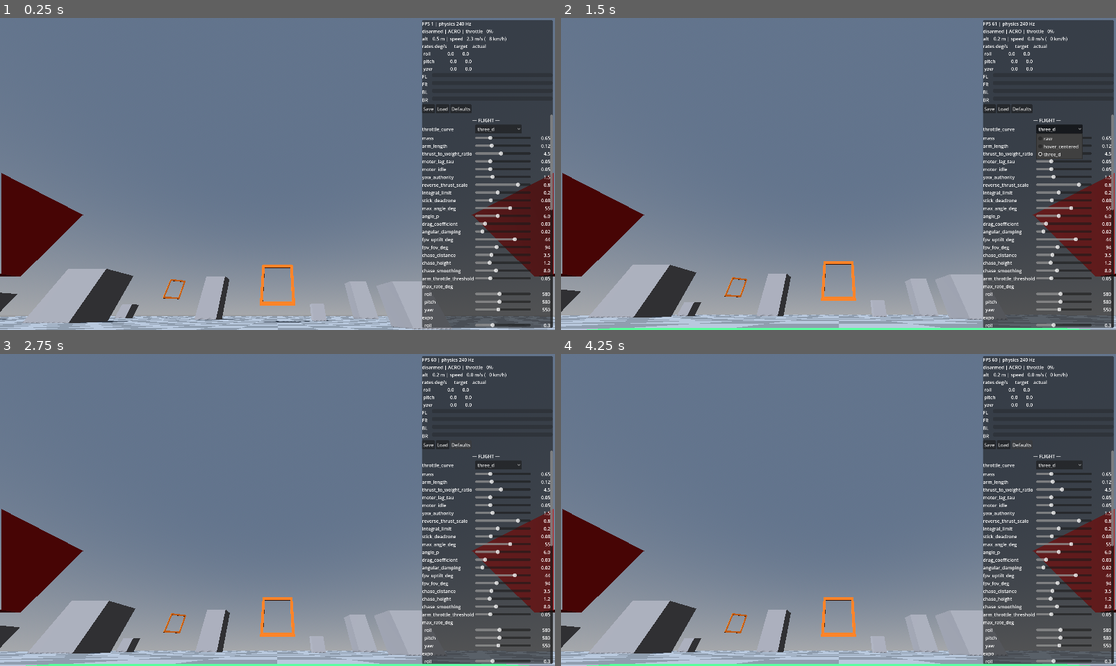
Above: before the commit, frames 1-4 (two rows, left to right).
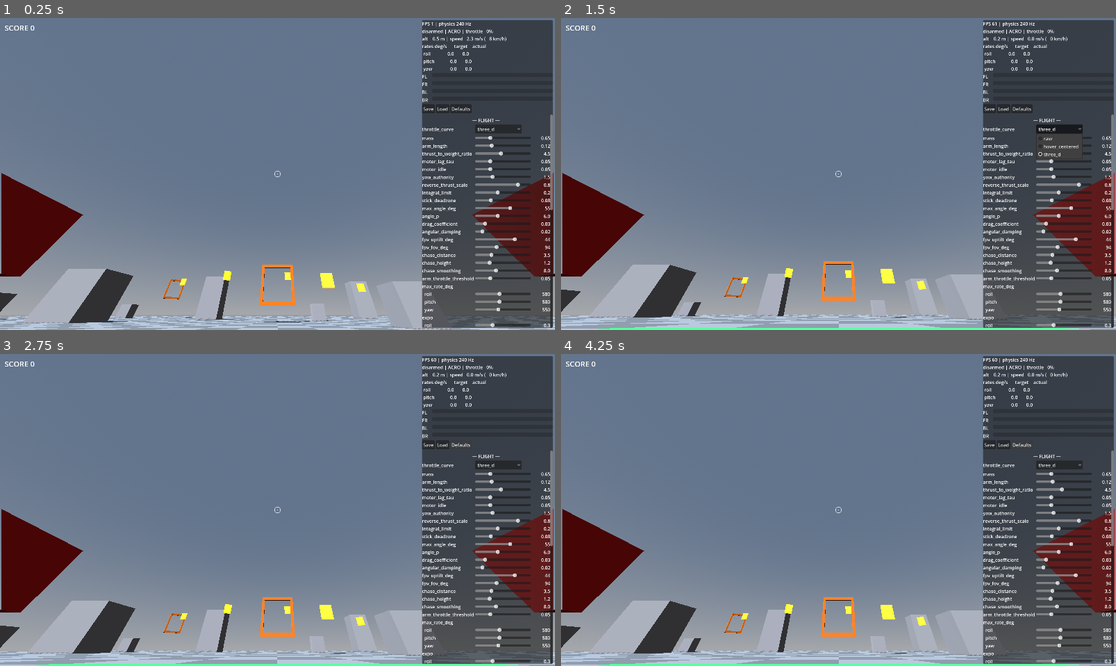
Above: after the commit, the same moments.

Repository: EhudVardi/QuadShot
Game: Godot game, scene res://scenes/main.tscn
The game is run twice, just before and just after one commit, with the same random seed, the same clock (stepped at 60 frames per second) and the same inputs.
Inputs:
- Up to frame 1 (0.25 s): no input
- Up to frame 2 (1.5 s): click "Defaults" at 0.5 s; click "three_d" at 1.25 s
- Up to frame 3 (2.75 s): click "Defaults" at 2 s
- Up to frame 4 (4.25 s): click "three_d" at 2.75 s; click "Defaults" at 3.5 s

The runs differ from the first frame. In frame 1, 0.3% of the frame differs, in the area x 0-66%, y 2-97%; in frame 2, 0.3%; in frame 3, 0.3%; in frame 4, 0.3%.

Commit message:
M1: destructible targets, reticle, score HUD
Ten emissive practice targets around the greybox loop; one hit pops
them (explosion, points via a destroyed signal that main tallies),
then they respawn after a config delay so the loop stays populated.
HUD adds the screen-center reticle and score label; every HUD control
ignores the mouse so the tuning overlay stays clickable. Main loads
the user combat config on startup, same as the flight config.

Diff:
--- /dev/null
+++ b/scenes/combat/target.tscn
@@ -0,0 +1,27 @@
+[gd_scene load_steps=6 format=3]
+
+[ext_resource type="Script" path="res://scripts/combat/target.gd" id="1_tgt"]
+[ext_resource type="Resource" path="res://resources/default_combat_config.tres" id="2_ccfg"]
+
+[sub_resource type="StandardMaterial3D" id="mat_target"]
+albedo_color = Color(1, 0.55, 0.1, 1)
+emission_enabled = true
+emission = Color(1, 0.5, 0.1, 1)
+emission_energy_multiplier = 1.5
+
+[sub_resource type="BoxMesh" id="mesh_target"]
+material = SubResource("mat_target")
+size = Vector3(1.2, 1.2, 0.15)
+
+[sub_resource type="BoxShape3D" id="shape_target"]
+size = Vector3(1.2, 1.2, 0.15)
+
+[node name="Target" type="StaticBody3D" groups=["targets"]]
+script = ExtResource("1_tgt")
+combat_config = ExtResource("2_ccfg")
+
+[node name="Mesh" type="MeshInstance3D" parent="."]
+mesh = SubResource("mesh_target")
+
+[node name="Collision" type="CollisionShape3D" parent="."]
+shape = SubResource("shape_target")
--- a/scenes/main.tscn
+++ b/scenes/main.tscn
@@ -7,9 +7,12 @@
 [ext_resource type="PackedScene" path="res://scenes/ui/debug_overlay.tscn" id="6_overlay"]
 [ext_resource type="Resource" path="res://resources/default_combat_config.tres" id="7_ccfg"]
 [ext_resource type="Script" path="res://scripts/combat/projectile_pool.gd" id="8_pool"]
+[ext_resource type="PackedScene" path="res://scenes/ui/hud.tscn" id="9_hud"]
+[ext_resource type="PackedScene" path="res://scenes/combat/target.tscn" id="10_target"]
 
 [node name="Main" type="Node3D"]
 script = ExtResource("4_main")
+combat_config = ExtResource("7_ccfg")
 
 [node name="Greybox" parent="." instance=ExtResource("1_greybox")]
 
@@ -27,3 +30,37 @@
 [node name="DebugOverlay" parent="." instance=ExtResource("6_overlay") node_paths=PackedStringArray("drone")]
 drone = NodePath("../Drone")
 combat_config = ExtResource("7_ccfg")
+
+[node name="Hud" parent="." instance=ExtResource("9_hud")]
+
+[node name="Targets" type="Node3D" parent="."]
+
+[node name="Target01" parent="Targets" instance=ExtResource("10_target")]
+transform = Transform3D(1, 0, 0, 0, 1, 0, 0, 0, 1, 5, 3, -18)
+
+[node name="Target02" parent="Targets" instance=ExtResource("10_target")]
+transform = Transform3D(0.707107, 0, 0.707107, 0, 1, 0, -0.707107, 0, 0.707107, -8, 5, -28)
+
+[node name="Target03" parent="Targets" instance=ExtResource("10_target")]
+transform = Transform3D(0.866025, 0, -0.5, 0, 1, 0, 0.5, 0, 0.866025, 15, 4, -33)
+
+[node name="Target04" parent="Targets" instance=ExtResource("10_target")]
+transform = Transform3D(1, 0, 0, 0, 1, 0, 0, 0, 1, -22, 6, -42)
+
+[node name="Target05" parent="Targets" instance=ExtResource("10_target")]
+transform = Transform3D(0.707107, 0, -0.707107, 0, 1, 0, 0.707107, 0, 0.707107, -35, 3, -35)
+
+[node name="Target06" parent="Targets" instance=ExtResource("10_target")]
+transform = Transform3D(0.866025, 0, 0.5, 0, 1, 0, -0.5, 0, 0.866025, -48, 4, -20)
+
+[node name="Target07" parent="Targets" instance=ExtResource("10_target")]
+transform = Transform3D(1, 0, 0, 0, 1, 0, 0, 0, 1, -42, 2, -8)
+
+[node name="Target08" parent="Targets" instance=ExtResource("10_target")]
+transform = Transform3D(0.707107, 0, 0.707107, 0, 1, 0, -0.707107, 0, 0.707107, -28, 5, 12)
+
+[node name="Target09" parent="Targets" instance=ExtResource("10_target")]
+transform = Transform3D(0.866025, 0, -0.5, 0, 1, 0, 0.5, 0, 0.866025, -12, 2.5, 2)
+
+[node name="Target10" parent="Targets" instance=ExtResource("10_target")]
+transform = Transform3D(1, 0, 0, 0, 1, 0, 0, 0, 1, 2, 6, -35)
--- /dev/null
+++ b/scenes/ui/hud.tscn
@@ -0,0 +1,19 @@
+[gd_scene load_steps=3 format=3]
+
+[ext_resource type="Script" path="res://scripts/ui/hud.gd" id="1_hud"]
+[ext_resource type="Script" path="res://scripts/ui/crosshair.gd" id="2_cross"]
+
+[node name="Hud" type="CanvasLayer"]
+script = ExtResource("1_hud")
+
+[node name="Crosshair" type="Control" parent="."]
+anchor_right = 1.0
+anchor_bottom = 1.0
+mouse_filter = 2
+script = ExtResource("2_cross")
+
+[node name="ScoreLabel" type="Label" parent="."]
+offset_left = 16.0
+offset_top = 16.0
+theme_override_font_sizes/font_size = 26
+text = "SCORE 0"
--- /dev/null
+++ b/scripts/combat/target.gd
@@ -0,0 +1,35 @@
+class_name PracticeTarget
+extends StaticBody3D
+
+## Destructible practice target (roadmap M1): one hit pops it — explosion,
+## points, respawn after a delay so the practice loop stays populated.
+
+signal destroyed(points: float)
+
+@export var combat_config: CombatConfig
+
+## Read by projectiles: neutral targets take hits from everyone.
+var team: StringName = &"neutral"
+
+var _alive: bool = true
+
+@onready var _mesh: MeshInstance3D = $Mesh
+@onready var _collision: CollisionShape3D = $Collision
+
+
+func take_hit(_damage: float) -> void:
+	if not _alive:
+		return
+	_alive = false
+	Effects.explosion(get_tree().root, global_position)
+	destroyed.emit(combat_config.target_points)
+	_mesh.visible = false
+	# Called from projectile physics code — collision changes must defer.
+	_collision.set_deferred(&"disabled", true)
+	get_tree().create_timer(combat_config.target_respawn_delay).timeout.connect(_respawn)
+
+
+func _respawn() -> void:
+	_alive = true
+	_mesh.visible = true
+	_collision.set_deferred(&"disabled", false)
--- a/scripts/main.gd
+++ b/scripts/main.gd
@@ -1,10 +1,23 @@
 extends Node3D
 
-## Scene-level camera switching (camera_toggle / X): FPV ↔ third-person
-## chase, for debugging physics visually (handoff §10).
+## Scene orchestration: camera switching (camera_toggle / X: FPV ↔ chase),
+## combat config startup load, and score keeping. Combat entities report in
+## through their "destroyed" signals.
+
+@export var combat_config: CombatConfig
 
 @onready var _fpv_camera: Camera3D = $Drone/FpvCamera
 @onready var _chase_camera: Camera3D = $ChaseCamera
+@onready var _hud: GameHud = $Hud
+
+var score: int = 0
+
+
+func _ready() -> void:
+	if combat_config.load_from_user():
+		print("[config] loaded %s" % combat_config.save_path())
+	for target: Node in get_tree().get_nodes_in_group(&"targets"):
+		target.connect(&"destroyed", _on_scorer_destroyed)
 
 
 func _process(_delta: float) -> void:
@@ -13,3 +26,8 @@
 			_chase_camera.make_current()
 		else:
 			_fpv_camera.make_current()
+
+
+func _on_scorer_destroyed(points: float) -> void:
+	score += int(points)
+	_hud.set_score(score)
--- /dev/null
+++ b/scripts/ui/crosshair.gd
@@ -0,0 +1,14 @@
+extends Control
+
+## Screen-center reticle. Truthful because the weapon fires along the FPV
+## camera axis (see weapon.gd).
+
+
+func _ready() -> void:
+	resized.connect(queue_redraw)
+
+
+func _draw() -> void:
+	var center: Vector2 = size * 0.5
+	draw_arc(center, 10.0, 0.0, TAU, 24, Color(1, 1, 1, 0.8), 1.5, true)
+	draw_circle(center, 1.5, Color(1, 1, 1, 0.9))
--- /dev/null
+++ b/scripts/ui/hud.gd
@@ -0,0 +1,12 @@
+class_name GameHud
+extends CanvasLayer
+
+## Minimal in-flight HUD (roadmap M1/M2): reticle, score, health, damage
+## flash, death message. Function over beauty; every control ignores the
+## mouse so the tuning overlay stays fully clickable.
+
+@onready var _score_label: Label = $ScoreLabel
+
+
+func set_score(total: int) -> void:
+	_score_label.text = "SCORE %d" % total
Not shown: 1 places in scenes/main.tscn that only renumber resources
Not shown, added: scripts/combat/target.gd.uid
Not shown, added: scripts/ui/crosshair.gd.uid
Not shown, added: scripts/ui/hud.gd.uid
